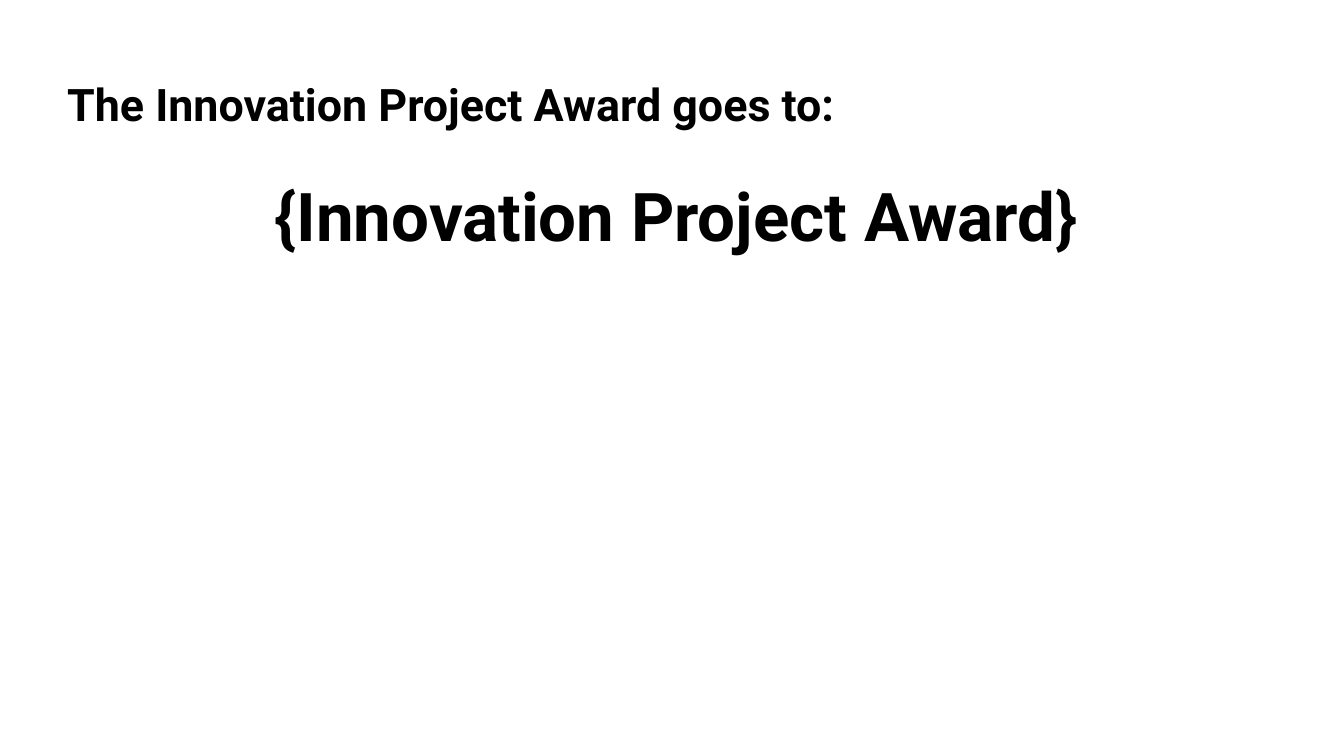
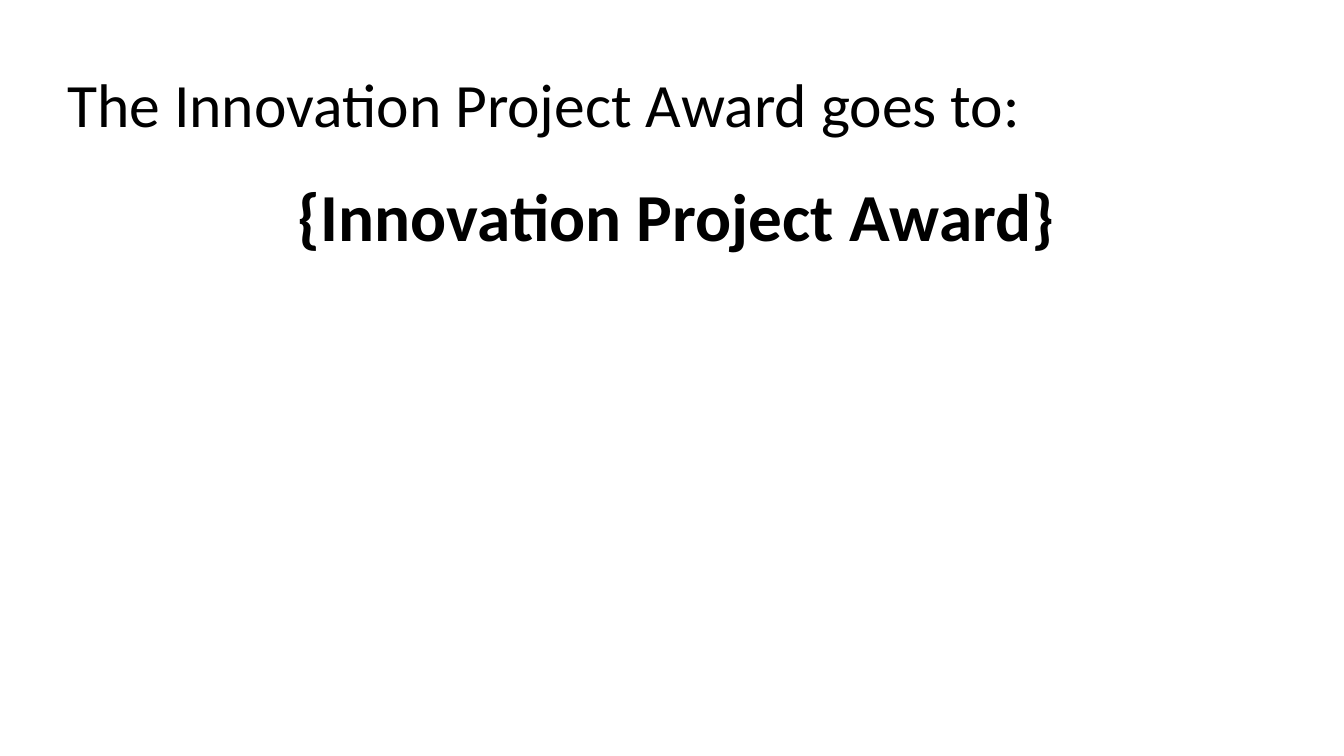
Before and after one commit to bpmerkel/FLLSlides, a slide deck: slide 12 of Api/Templates/Awards Ceremony - Short.pptx. Drawn at 1344x756 pixels with LibreOffice and Linux fonts; fonts in the diff are those of the drawing; background and template pictures are left out. Boxes give left, top, right and bottom in pixels: in the first picture for what was removed or moved away, otherwise in the second. Text is boxed around its words. In the diff, an @@ line names an element or a change of style, - is before the commit and + after.

Commit message:
Update Awards Ceremony presentation file
Modified the "Awards Ceremony - Short.pptx" file. Specific changes are not detailed due to the binary nature of the file, but differences exist between the current and previous versions.

```diff
--- a/Api/Templates/Awards Ceremony - Short.pptx
+++ b/Api/Templates/Awards Ceremony - Short.pptx
@@ title "The Innovation Project Award goes ..." at [67,84,1020,138]: size 24 to 33 pt, font Roboto to Calibri, bold off @@
@@ text "{Innovation Project Award}" at [298,192,1054,253]: font Roboto to Calibri @@
```
Also in this commit, not shown: 26 other slides changed.
